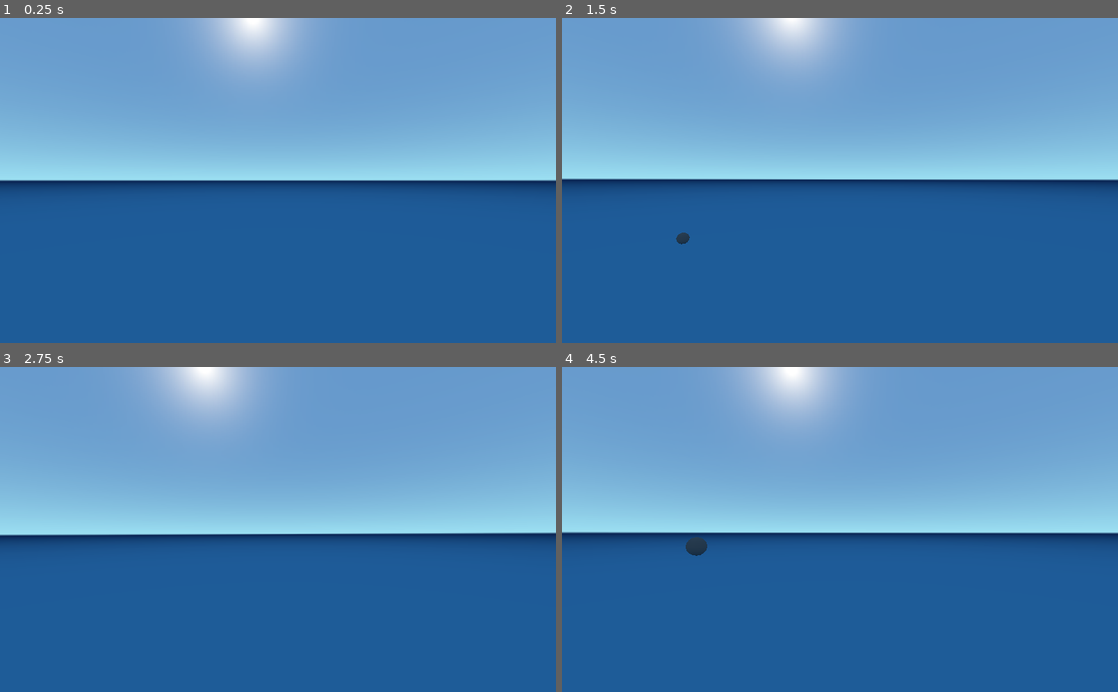
Above: before the commit, frames 1-4 (two rows, left to right).
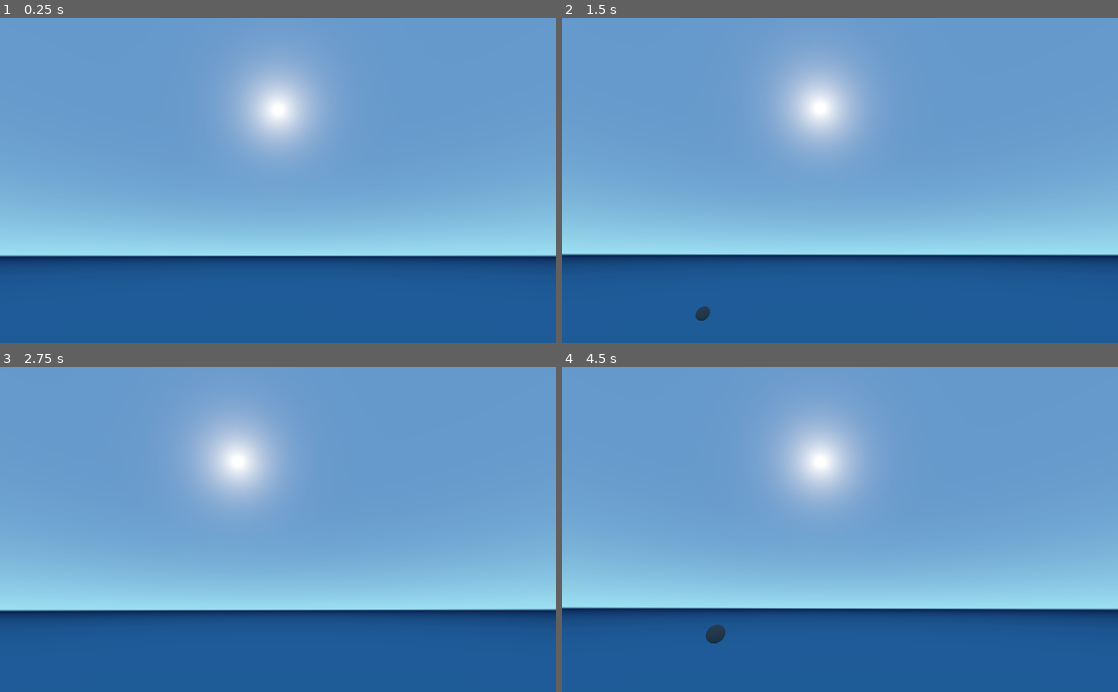
Above: after the commit, the same moments.

Repository: dmgarland/blooming
Game: Godot game, scene res://Main.tscn
Two runs of this game, one before a commit and one after it. Both use one fixed random seed, a clock stepped at 60 frames per second and the inputs below. Sound files missing from this copy of the repository are replaced by a short silence.
Inputs (mouse positions are in pixels of both pictures, inside the frame that each line leads up to):
- Up to frame 1 (0.25 s): no input
- Up to frame 2 (1.5 s): tap Enter at 0.5 s; move the mouse to (962, 164) at 0.52 s; hold Right 0.53-1.28 s; click (962, 164) at 0.67 s; tap Space at 1.25 s; move the mouse to (728, 196) at 1.27 s; hold Down from 1.28 s (still down); click (728, 196) at 1.42 s
- Up to frame 3 (2.75 s): tap Enter at 2 s; move the mouse to (333, 458) at 2.02 s; release Down at 2.03 s; hold Right from 2.03 s (still down); click (333, 458) at 2.17 s
- Up to frame 4 (4.5 s): tap Space at 2.75, 4.25 s; move the mouse to (812, 594) at 2.77 s; release Right at 2.78 s; hold Up 2.78-3.53 s; click (812, 594) at 2.92 s; tap Enter at 3.5 s; move the mouse to (1006, 578) at 3.52 s; hold Left from 3.53 s (still down); click (1006, 578) at 3.67 s; move the mouse to (673, 480) at 4.27 s; click (673, 480) at 4.42 s

The runs differ from the first frame. In frame 1, 43% of the frame differs, in the area x 0-100%, y 0-77%; in frame 2, 43%; in frame 3, 44%, in the area x 0-100%, y 0-79%; in frame 4, 43%.

Commit message:
Tweaks

Diff:
--- a/Main.gd
+++ b/Main.gd
@@ -14,7 +14,7 @@
 
 func playNote(index):
 	notes += 1
-	var randPitch = r.randf_range(-2.0, 2.0)
+	var randPitch = r.randf_range(-1.5, 1.5)
 
 	var note = Note.instance()
 	note.r = r
@@ -33,7 +33,7 @@
 		if newAngle > -60 and newAngle < 60:
 			cameraAngle += offset
 			$World/Camera.rotate_x(deg2rad(offset))
-		basePitch = (((get_viewport().size.y - get_viewport().get_mouse_position().y) / get_viewport().size.y) - 0.5) * 15
+		basePitch = (((get_viewport().size.y - get_viewport().get_mouse_position().y) / get_viewport().size.y) - 0.5) * 10
 
 	if event is InputEventKey and event.pressed:
 		match event.scancode:
--- a/Main.tscn
+++ b/Main.tscn
@@ -10,4 +10,4 @@
 [node name="World" type="Spatial" parent="."]
 
 [node name="Camera" type="Camera" parent="World"]
-transform = Transform( 0.994149, 0, -0.108016, 0, 1, 0, 0.108016, 0, 0.994149, 5.42208, 1.98552, 14.0914 )
+transform = Transform( 1, 0, 0, 0, 0.951057, -0.309017, 0, 0.309017, 0.951057, 5.42208, 1.98552, 14.0684 )
--- a/note.gd
+++ b/note.gd
@@ -69,8 +69,8 @@
 func measureFrequencies():
 	var magnitude = spectrum.get_magnitude_for_frequency_range(20, 20000)
 	var bass = spectrum.get_magnitude_for_frequency_range(20, 1000)
-	var mid = spectrum.get_magnitude_for_frequency_range(1001, 4000)
-	var top = spectrum.get_magnitude_for_frequency_range(4001, 20000)
+	var mid = spectrum.get_magnitude_for_frequency_range(1001, 2000)
+	var top = spectrum.get_magnitude_for_frequency_range(2001, 20000)
 	targetRadius = magnitude.x * 100
 	targetColour = Color(bass.x * 100.0, mid.x * 100.0, top.x * 100.0, 0.7)
 
